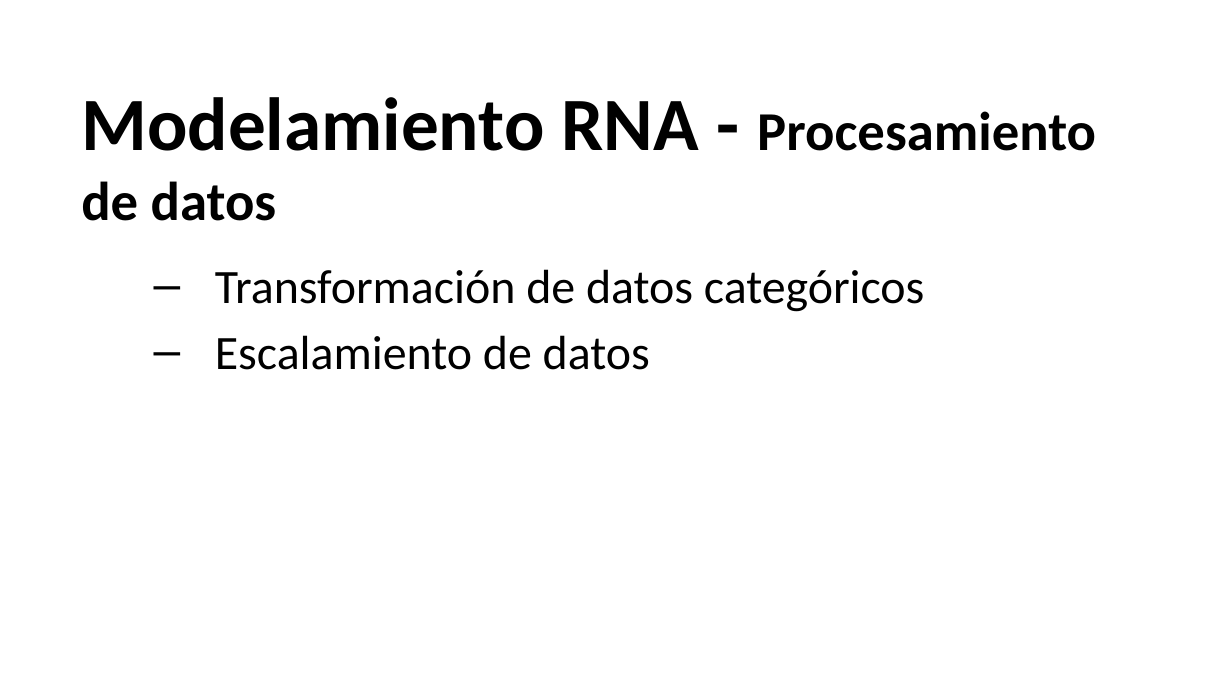
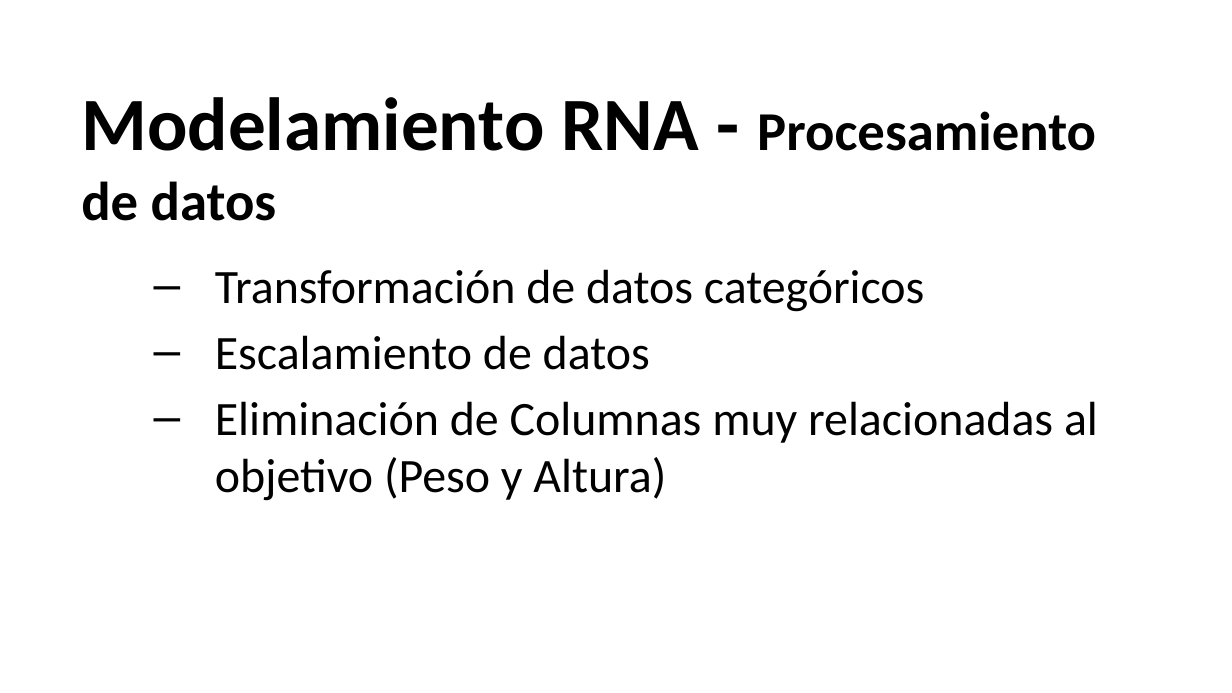
Before and after one commit to niwdehu/ProyectoFinal_INF648, a slide deck: slide 2 of Docs/3.3RNA.pptx. Drawn at 1232x693 pixels with LibreOffice and Linux fonts; fonts in the diff are those of the drawing. Boxes give left, top, right and bottom in pixels: in the first picture for what was removed or moved away, otherwise in the second. Text is boxed around its words. In the diff, an @@ line names an element or a change of style, - is before the commit and + after.

```diff
--- a/Docs/3.3RNA.pptx
+++ b/Docs/3.3RNA.pptx
@@ text at (215, 401, 1098, 501): paragraph added @@
+  – Eliminación de Columnas muy relacionadas al objetivo (Peso y Altura)
```
Also in this commit, not shown: 1 other slide changed, 2 slides removed, 1 other file.
